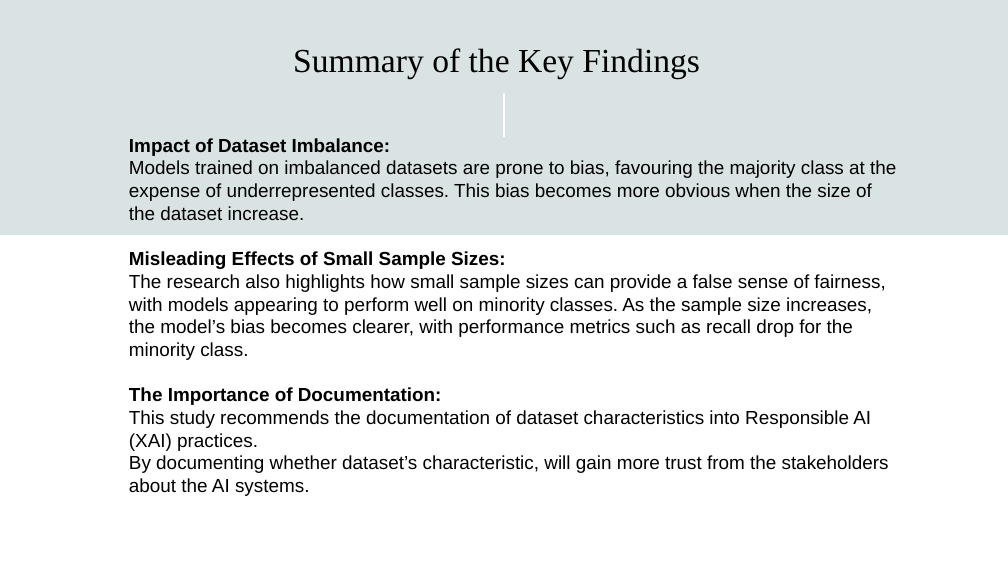
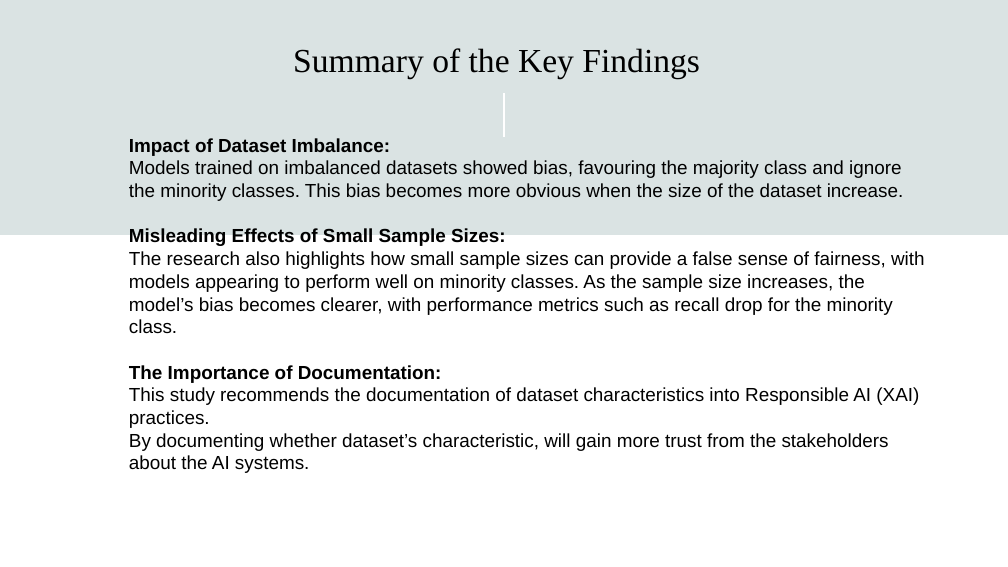
Before and after one commit to hennypurwadi/Imbalanced-or-Balanced-Dataset-Composition, a slide deck: slide 24 of 202370140_XAI_Presentation_1.pptx. Drawn at 1008x567 pixels with LibreOffice and Linux fonts; fonts in the diff are those of the drawing. Boxes give left, top, right and bottom in pixels: in the first picture for what was removed or moved away, otherwise in the second. Text is boxed around its words. In the diff, an @@ line names an element or a change of style, - is before the commit and + after.

```diff
--- a/202370140_XAI_Presentation_1.pptx
+++ b/202370140_XAI_Presentation_1.pptx
@@ text at box(129, 160, 904, 201): text changed @@
-Models trained on imbalanced datasets are prone to bias, favouring the majority class at the expense of underrepresented classes. This bias becomes more obvious when the size of the dataset increase.
+Models trained on imbalanced datasets showed bias, favouring the majority class and ignore the minority classes. This bias becomes more obvious when the size of the dataset increase.
```
Also in this commit, not shown: 6 other slides changed, 2 other files.
